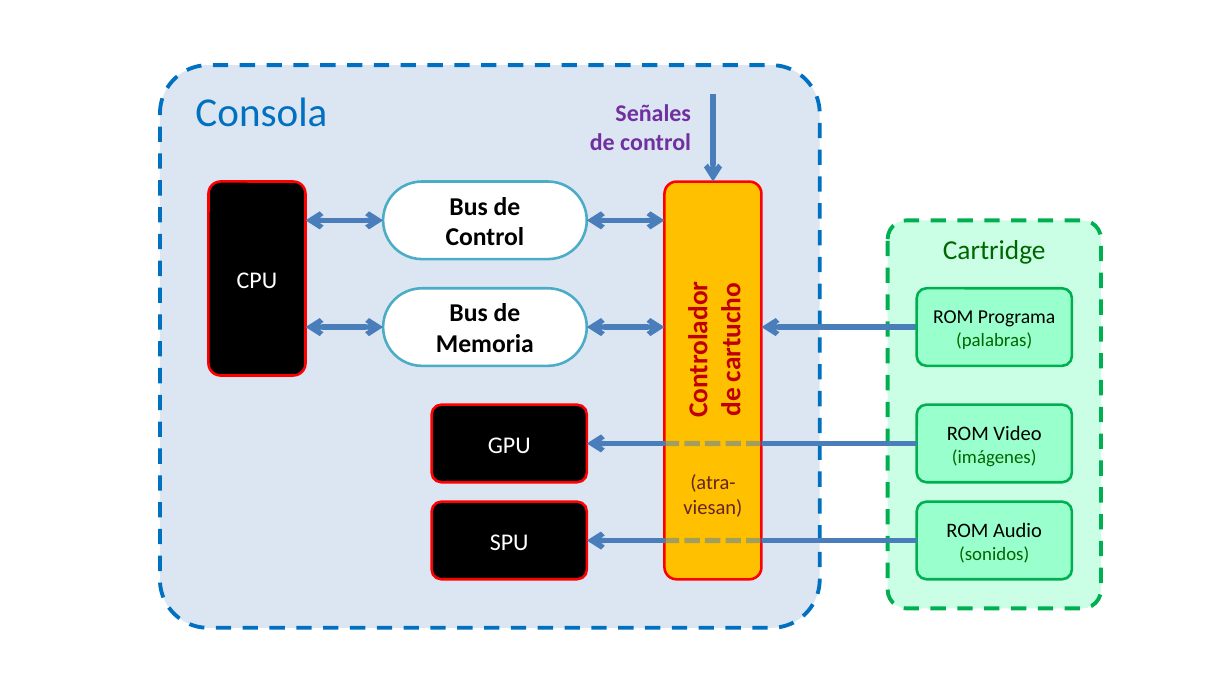
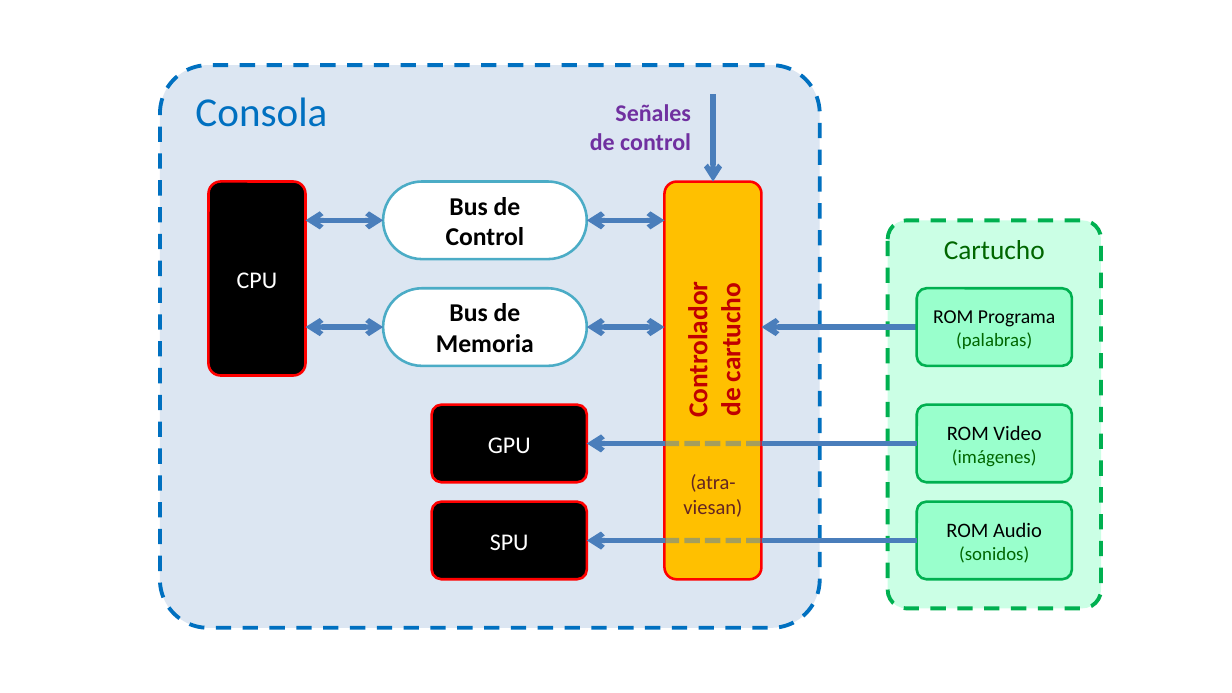
Before and after one commit to vircon32/Vircon32Documents, a slide deck: slide 6 of Specification/Spanish/Editable source images/Imágenes Spec Parte 6 - Chips controladores.pptx. Drawn at 1232x693 pixels with LibreOffice and Linux fonts; fonts in the diff are those of the drawing. Boxes give left, top, right and bottom in pixels: in the first picture for what was removed or moved away, otherwise in the second. Text is boxed around its words. In the diff, an @@ line names an element or a change of style, - is before the commit and + after.

```diff
--- a/Specification/Spanish/Editable source images/Imágenes Spec Parte 6 - Chips controladores.pptx
+++ b/Specification/Spanish/Editable source images/Imágenes Spec Parte 6 - Chips controladores.pptx
@@ text in rounded rectangle at bbox=[944, 240, 1045, 260]: text changed @@
-Cartridge
+Cartucho
```
Also in this commit, not shown: 9 other files.
